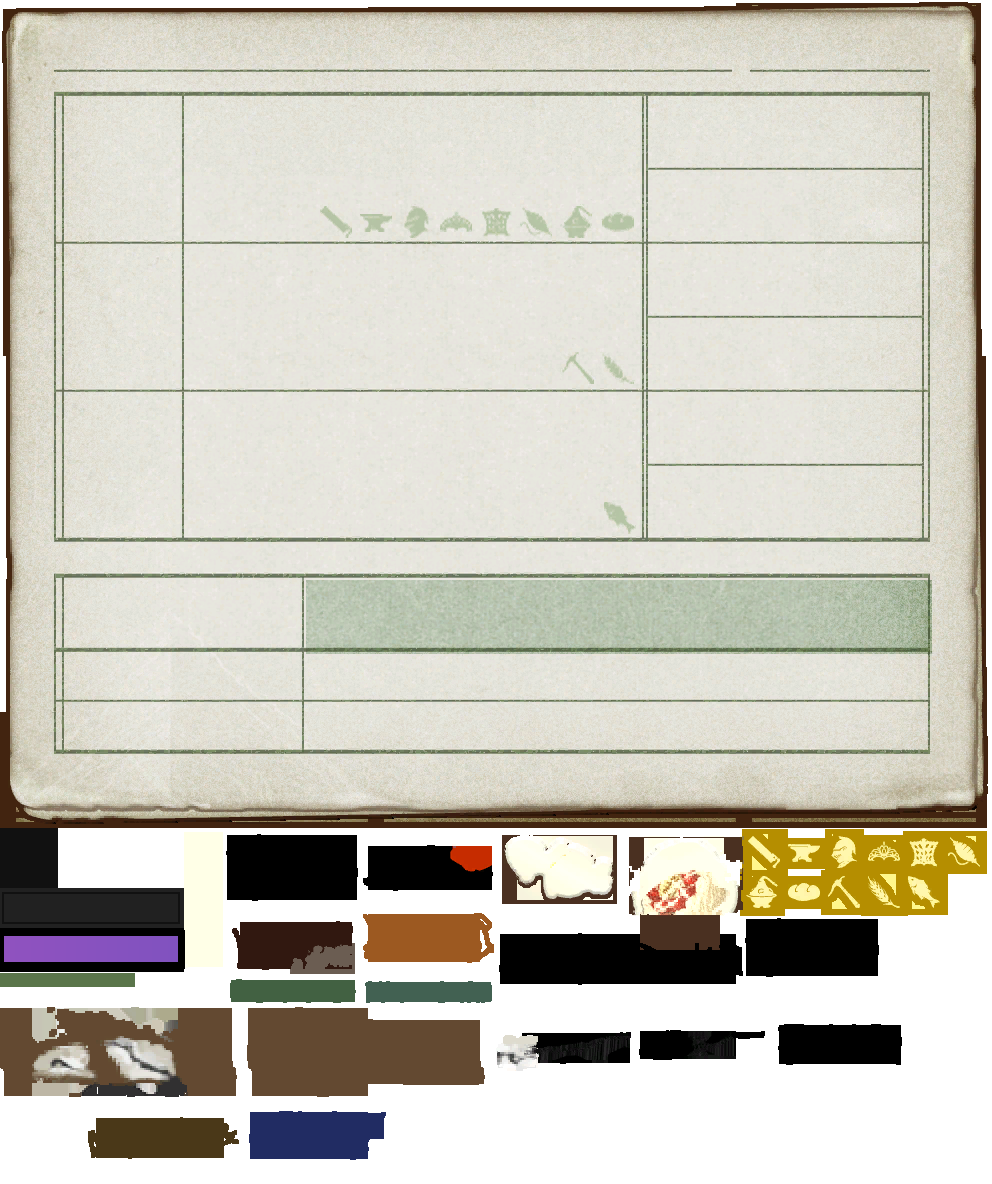
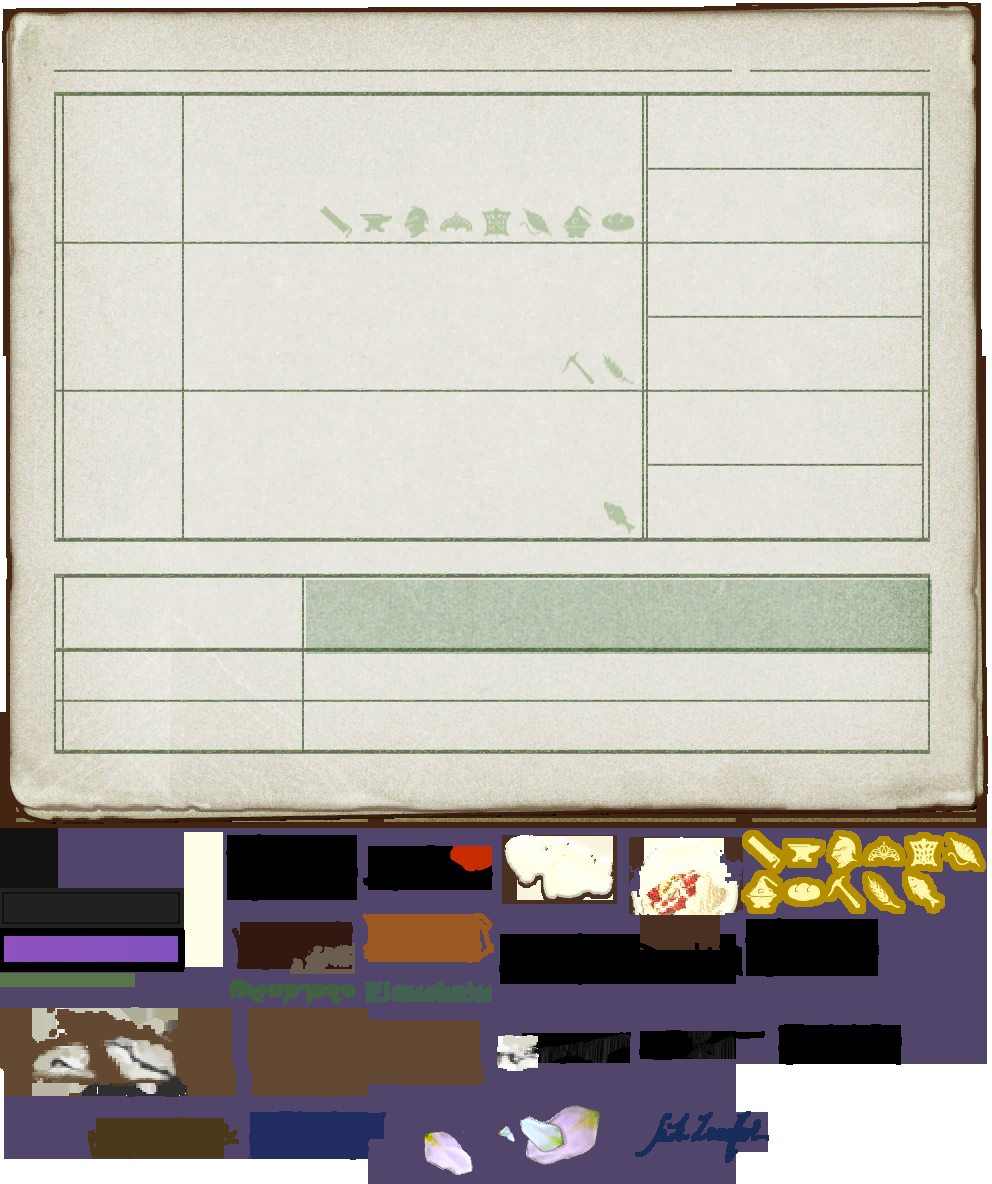
Before/after of a w=992, h=1184 layered artwork. What changed in the layer stack:
painted on "Background" over (0, 828, 988, 1184)
